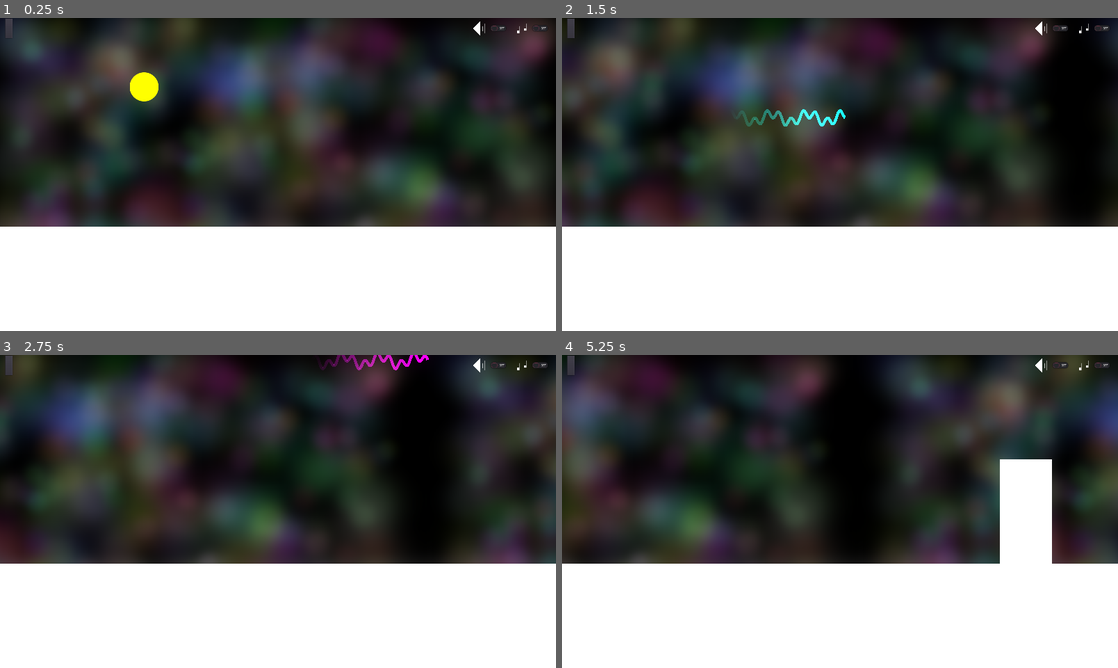
Above: before the commit, frames 1-4 (two rows, left to right).
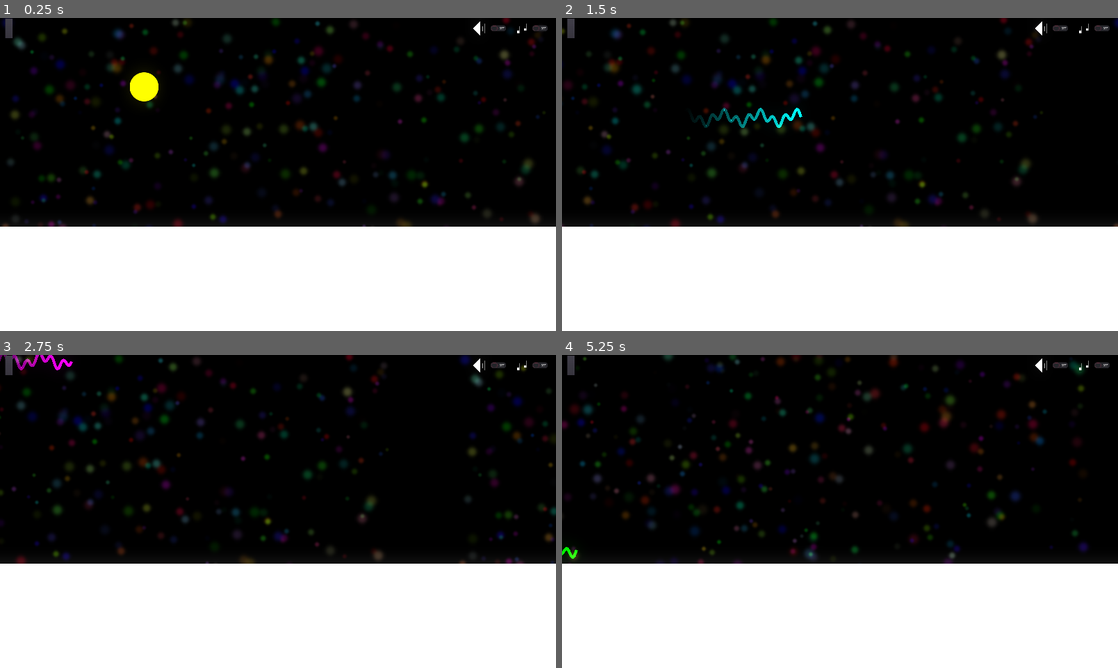
Above: after the commit, the same moments.

Repository: savenger/warticle
Game: Godot game, scene res://Scenes/World.tscn
The game is run twice, just before and just after one commit, with the same random seed, the same clock (stepped at 60 frames per second) and the same inputs.
Inputs:
- Up to frame 1 (0.25 s): no input
- Up to frame 2 (1.5 s): tap Enter at 0.5 s; hold D (move_right_button) 0.53-1.28 s; tap Alt (switch_button) at 0.6, 1.35 s; tap Space (jump_button) at 0.77 s; hold A (move_left_button) from 1.28 s (still down)
- Up to frame 3 (2.75 s): tap Space (jump_button) at 1.52 s; release A (move_left_button) at 2.03 s; hold D (move_right_button) from 2.03 s (still down); tap Alt (switch_button) at 2.1 s
- Up to frame 4 (5.25 s): tap Alt (switch_button) every 0.75 s from 2.85 to 5.1 s; tap Space (jump_button) at 3.02, 3.77, 4.52 s; release D (move_right_button) at 3.53 s; hold A (move_left_button) from 3.53 s (still down)

The runs differ from the first frame. In frame 1, 55% of the frame differs, in the area x 0-100%, y 0-67%; in frame 2, 50%; in frame 3, 50%; in frame 4, 51%.

Commit message:
corrected particles and player

Diff:
--- a/Scenes/Player.tscn
+++ b/Scenes/Player.tscn
@@ -7,7 +7,6 @@
 
 [sub_resource type="Shader" id=7]
 code = "shader_type canvas_item;
-render_mode blend_add;
 
 uniform sampler2D emission_teture;
 uniform vec4 glow_color : hint_color = vec4(1.0);
--- a/Scripts/Player.gd
+++ b/Scripts/Player.gd
@@ -66,7 +66,7 @@
 					vel.x += player_speed * 2
 	else: # wave movement
 		vel.y = 0
-		vel.x = move_toward(vel.x, player_speed_wave, delta * acc)
+		vel.x = move_toward(vel.x, player_speed_wave, delta ) # * acc)
 		if Input.is_action_pressed("jump_button"):
 			finish_tutorial_level(1)
 			switch_state()
--- a/Scripts/particle.gd
+++ b/Scripts/particle.gd
@@ -20,11 +20,12 @@
 	#var size = rand_range(0.1 , 1.0)
 	speed = rand_range(1.0 , 3.0)
 	position = Vector2( x_pos, y_pos )
-	scale = Vector2(speed,speed)*2
+	scale = Vector2(speed,speed)/3
 
-	var r_col = rand_range(0.0 , 0.1)
-	var g_col = rand_range(0.0 , 0.1)
-	var b_col = rand_range(0.0 , 0.1)
+	var r_col = pow(rand_range(0.0 , 1),2)*0.3
+	var g_col = pow(rand_range(0.0 , 1),2)*0.3
+	var b_col = pow(rand_range(0.0 , 1),2)*0.3
+
 	color = Vector3(r_col,g_col,b_col)
 	get_node("Sprite").material.set_shader_param("color",color)
 
